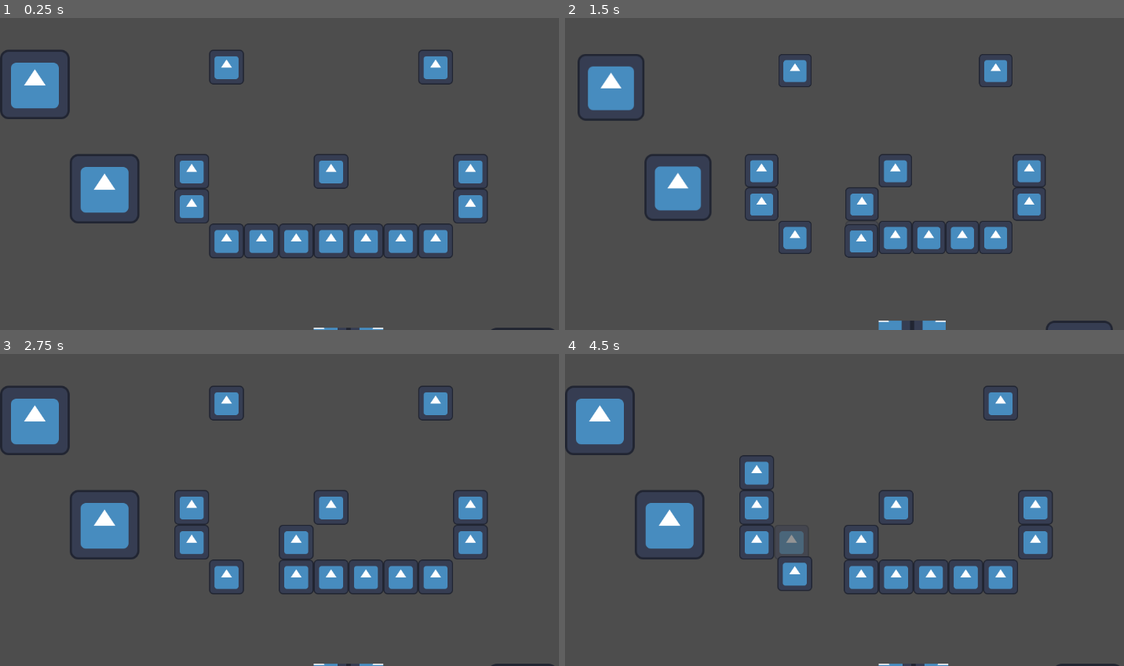
Above: before the commit, frames 1-4 (two rows, left to right).
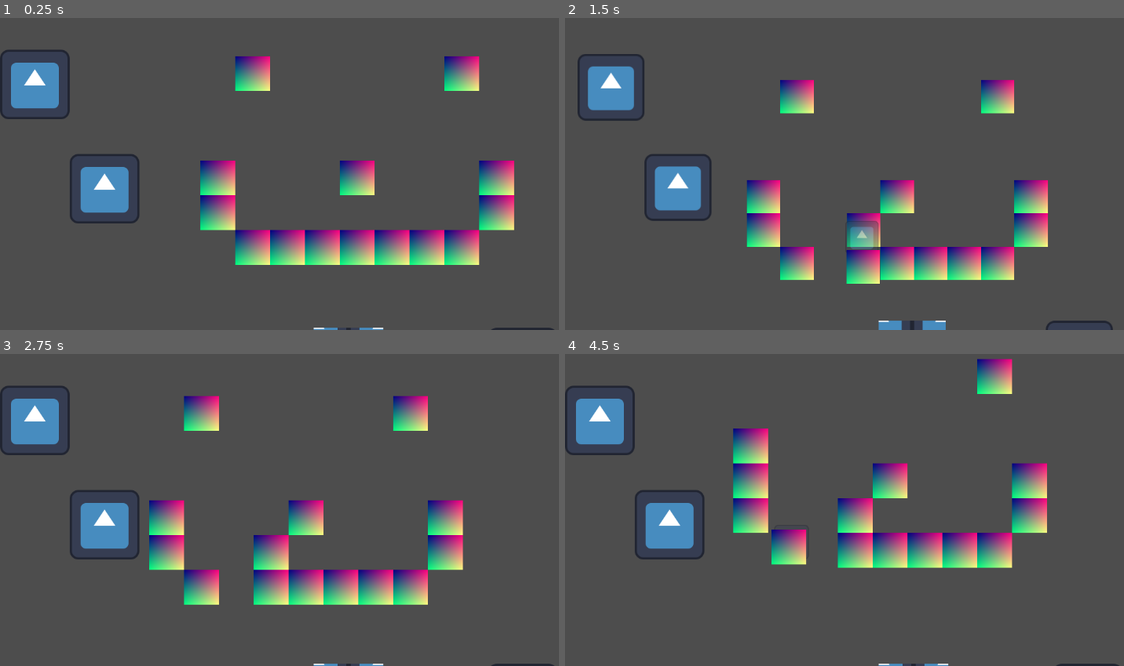
Above: after the commit, the same moments.

Repository: inbesea/godotTilePractice
Game: Godot game, scene res://scenes/game.tscn
The game is run twice, just before and just after one commit, with the same random seed, the same clock (stepped at 60 frames per second) and the same inputs. The engine's default icon, where the game draws it, is replaced by a stand-in: a white triangle on a blue panel in a dark square.
Inputs (mouse positions are in pixels of both pictures, inside the frame that each line leads up to):
- Up to frame 1 (0.25 s): no input
- Up to frame 2 (1.5 s): move the mouse to (827, 239) at 0.52 s; press the mouse at (827, 239) at 0.53 s; move the mouse to (861, 239) at 1.27 s; release the mouse at (861, 239) at 1.28 s; tap Mouse wheel down (scroll_down) at 1.35 s; click (861, 239) at 1.42 s
- Up to frame 3 (2.75 s): move the mouse to (195, 506) at 2.02 s; tap Mouse wheel up (scroll_up) at 2.1 s; click (195, 506) at 2.17 s
- Up to frame 4 (4.5 s): move the mouse to (755, 541) at 2.77 s; click (755, 541) at 2.85 s; move the mouse to (794, 403) at 3.52 s; tap Mouse wheel down (scroll_down) at 3.6 s; click (794, 403) at 3.67 s; move the mouse to (794, 572) at 4.27 s; tap Mouse wheel up (scroll_up) at 4.35 s; click (794, 572) at 4.42 s

The runs differ from the first frame. In frame 1, 13% of the frame differs, in the area x 31-92%, y 10-80%; in frame 2, 13%; in frame 3, 13%; in frame 4, 14%, in the area x 30-88%, y 1-78%.
Error in both runs: Invalid access to property or key 'position' on a base object of type 'Nil'. (res://scripts/base_tile_class.gd:33)

Commit message:
Adds code for shader practice

Diff:
--- a/scenes/base_tile_class.tscn
+++ b/scenes/base_tile_class.tscn
@@ -1,7 +1,12 @@
-[gd_scene load_steps=4 format=3 uid="uid://ciyxgwy7yxju5"]
+[gd_scene load_steps=6 format=3 uid="uid://ciyxgwy7yxju5"]
 
 [ext_resource type="Script" path="res://scripts/base_tile_class.gd" id="1_jbbuk"]
+[ext_resource type="Shader" path="res://shaders/base_tile_class.gdshader" id="2_252vo"]
 [ext_resource type="Texture2D" uid="uid://dfyrw8ou6roxv" path="res://assets/icon.svg" id="2_rnwji"]
+
+[sub_resource type="ShaderMaterial" id="ShaderMaterial_410i2"]
+shader = ExtResource("2_252vo")
+shader_parameter/blue = 1.0
 
 [sub_resource type="RectangleShape2D" id="RectangleShape2D_i5vl6"]
 size = Vector2(64, 64)
@@ -10,6 +15,7 @@
 script = ExtResource("1_jbbuk")
 
 [node name="Sprite2D" type="Sprite2D" parent="."]
+material = SubResource("ShaderMaterial_410i2")
 scale = Vector2(0.5, 0.5)
 texture = ExtResource("2_rnwji")
 
--- a/scenes/tile_map.tscn
+++ b/scenes/tile_map.tscn
@@ -1,7 +1,11 @@
-[gd_scene load_steps=6 format=4 uid="uid://dw0nyom6s72ki"]
+[gd_scene load_steps=8 format=4 uid="uid://dw0nyom6s72ki"]
 
+[ext_resource type="Shader" path="res://shaders/tile_map.gdshader" id="1_bpvk0"]
 [ext_resource type="Texture2D" uid="uid://dfyrw8ou6roxv" path="res://assets/icon.svg" id="1_t5uyc"]
 [ext_resource type="PackedScene" uid="uid://ciyxgwy7yxju5" path="res://scenes/base_tile_class.tscn" id="2_j2v7s"]
+
+[sub_resource type="ShaderMaterial" id="ShaderMaterial_t0ijy"]
+shader = ExtResource("1_bpvk0")
 
 [sub_resource type="TileSetAtlasSource" id="TileSetAtlasSource_wlin8"]
 texture = ExtResource("1_t5uyc")
@@ -21,5 +25,6 @@
 sources/1 = SubResource("TileSetScenesCollectionSource_snk1x")
 
 [node name="tileMap" type="TileMapLayer"]
+material = SubResource("ShaderMaterial_t0ijy")
 tile_map_data = PackedByteArray("AAD/////AAABAAAAAAAHAAMAAQAAAAAAAQALAAMAAQAAAAAAAQD+////AAAAAAAAAAD+/wAAAAAAAAEAAAD+/w …(528 unchanged characters)…
 tile_set = SubResource("TileSet_c66rc")
--- /dev/null
+++ b/shaders/base_tile_class.gdshader
@@ -0,0 +1,25 @@
+shader_type canvas_item;
+
+uniform float blue = 1.0; // you can assign a default value to uniforms
+
+void vertex() {
+	// Called for every vertex the material is visible on.
+	  VERTEX += vec2(cos(TIME)*100.0, sin(TIME)*100.0);
+}
+
+void fragment() {
+	// Called for every pixel the material is visible on.
+	//COLOR = vec4(0.4, 0.6, 0.9, 1.0);
+
+	COLOR = vec4(UV, 0.5, 1.0);
+
+	//COLOR.b = 1.0;
+
+	//COLOR = texture(TEXTURE, UV); // Read from texture
+	//COLOR.b = blue;
+}
+
+//void light() {
+	// Called for every pixel for every light affecting the CanvasItem.
+	// Uncomment to replace the default light processing function with this one.
+//}
--- /dev/null
+++ b/shaders/tile_map.gdshader
@@ -0,0 +1,15 @@
+shader_type canvas_item;
+
+void vertex() {
+	// Called for every vertex the material is visible on.
+}
+
+void fragment() {
+	// Called for every pixel the material is visible on.
+	//COLOR = vec4(0.4, 0.6, 0.9, 1.0);
+}
+
+//void light() {
+	// Called for every pixel for every light affecting the CanvasItem.
+	// Uncomment to replace the default light processing function with this one.
+//}
